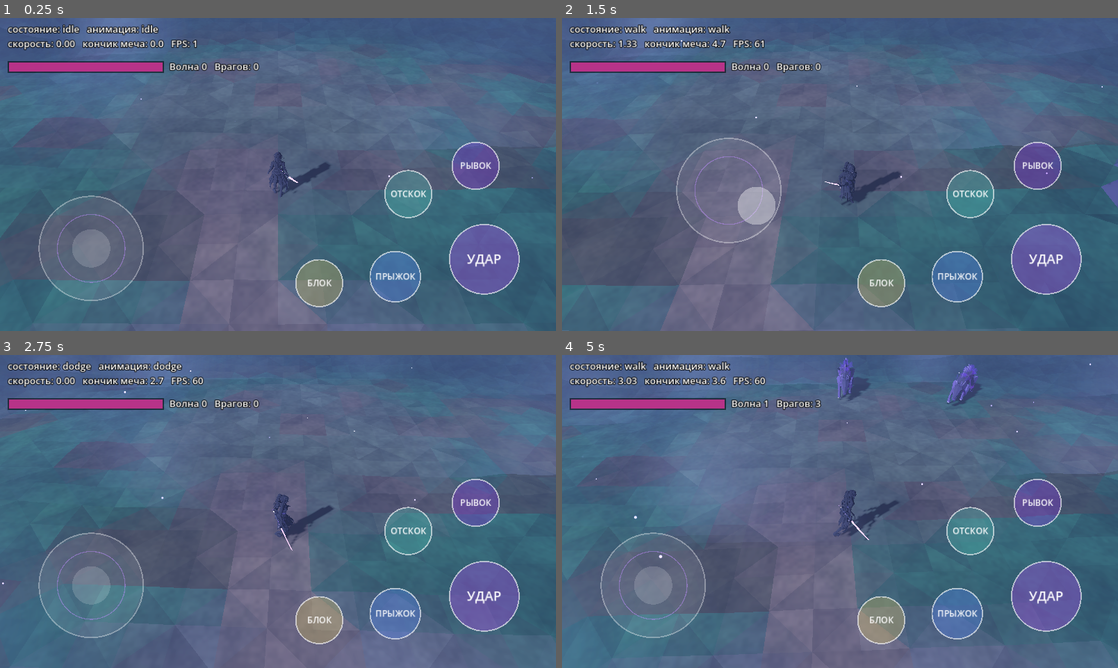
Above: before the commit, frames 1-4 (two rows, left to right).
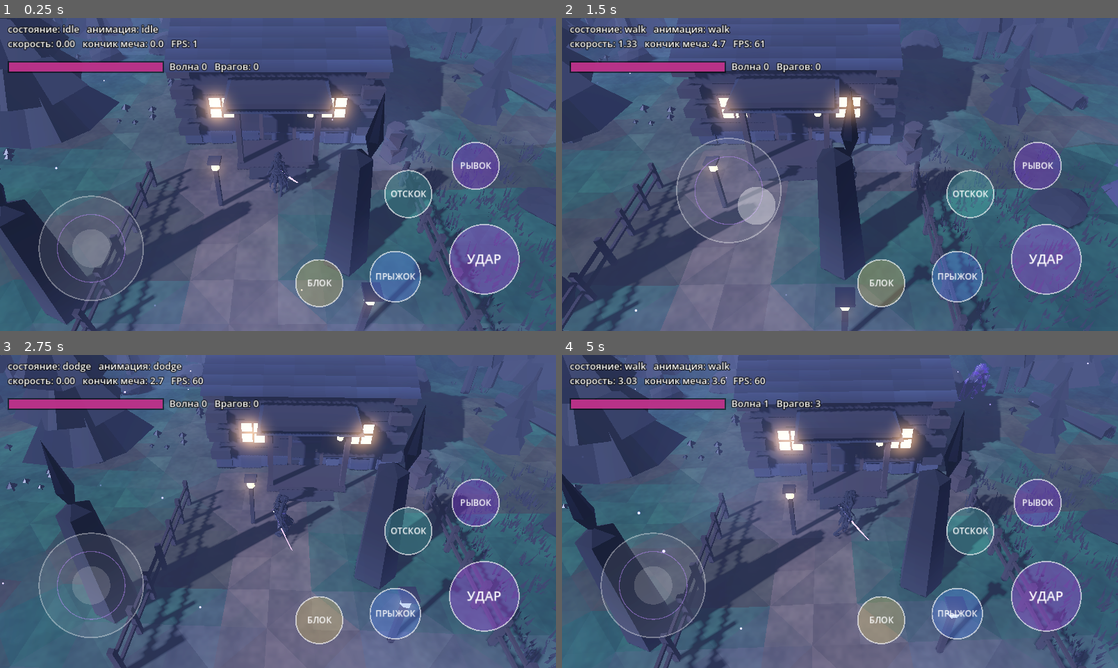
Above: after the commit, the same moments.

Repository: Masuku4129/Game
Game: Godot game, scene res://main.tscn
Same seed, same stepped clock (60 frames per second), same inputs: the game is played once before the commit and once after it.
Inputs (mouse positions are in pixels of both pictures, inside the frame that each line leads up to):
- Up to frame 1 (0.25 s): no input
- Up to frame 2 (1.5 s): tap Enter at 0.5 s; move the mouse to (962, 158) at 0.52 s; hold D 0.53-1.25 s; tap J at 0.6 s; click (962, 158) at 0.67 s; tap Space at 0.77 s; drag from (728, 190) to (812, 237) at 1.27 s
- Up to frame 3 (2.75 s): move the mouse to (333, 442) at 2.02 s; hold D from 2.03 s (still down); tap U at 2.1 s
- Up to frame 4 (5 s): release D at 2.75 s; drag from (812, 574) to (673, 464) at 2.77 s; move the mouse to (1006, 558) at 3.52 s; hold A 3.53-4.25 s; tap L at 3.6 s; tap Space at 3.77 s; drag from (673, 464) to (756, 433) at 4.27 s

The runs differ from the first frame. In frame 1, 30% of the frame differs, in the area x 0-100%, y 0-100%; in frame 2, 28%; in frame 3, 28%; in frame 4, 32%.
Error before the commit: Parse Error: Cannot infer the type of "za" variable because the value doesn't have a set type. (res://house.gd:95)

Commit message:
fix house typed loops
Co-Authored-By: Claude Sonnet 5.5 <noreply@anthropic.com>
Claude-Session: https://claude.ai/code/session_01XvKRdiRrWdLnET7y1AhQmW

Diff:
--- a/kira_3d_test/house.gd
+++ b/kira_3d_test/house.gd
@@ -25,7 +25,7 @@
 	var h := s * 0.5
 	var rot := Basis(Vector3.UP, yaw)
 	for axis in range(3):
-		for sgn in [-1.0, 1.0]:
+		for sgn: float in [-1.0, 1.0]:
 			var n := Vector3.ZERO
 			n[axis] = sgn
 			var u := Vector3.ZERO
@@ -76,8 +76,8 @@
 		_box(body, Vector3(W, y, 0), Vector3(0.42, 0.40, D * 2), _jit(col, 0.1, float(i) + 3.0))
 		_box(body, Vector3(-W, y, 0), Vector3(0.42, 0.40, D * 2), _jit(col, 0.1, float(i) + 7.0))
 		var ext := 0.34 if i % 2 == 0 else -0.05
-		for cx in [-1.0, 1.0]:
-			for cz in [-1.0, 1.0]:
+		for cx: float in [-1.0, 1.0]:
+			for cz: float in [-1.0, 1.0]:
 				_box(body, Vector3(cx * (W + ext * 0.5), y, cz * (D + ext * 0.5)), Vector3(0.50 + ext, 0.40, 0.50 + ext), _jit(col, 0.12, float(i) * 2.0 + cx + cz))
 	# внутренний объём, чтобы не просвечивало
 	_box(body, Vector3(0, 1.8, 0), Vector3(W * 2 - 0.4, 2.8, D * 2 - 0.4), WOOD_D)
@@ -88,7 +88,7 @@
 	var x0 := -W - 0.65
 	var x1 := W + 0.65
 	var rows := 8
-	for sgn in [-1.0, 1.0]:
+	for sgn: float in [-1.0, 1.0]:
 		for i in range(rows):
 			var u0 := float(i) / float(rows)
 			var u1 := float(i + 1) / float(rows)
@@ -111,10 +111,10 @@
 		body.quad(Vector3(x0, eave_y - 0.1, sgn * over_z), Vector3(x1, eave_y - 0.1, sgn * over_z), Vector3(x1, ridge_y - 0.1, 0.0), Vector3(x0, ridge_y - 0.1, 0.0), WOOD_D, Vector3(0.0, -1.0, 0.0))
 	_box(body, Vector3(0, ridge_y + 0.04, 0), Vector3(x1 - x0 + 0.1, 0.22, 0.34), ROOF_B * 0.8)
 	# фронтоны из досок
-	for sx in [-1.0, 1.0]:
+	for sx: float in [-1.0, 1.0]:
 		var gx: float = sx * W
 		body.tri(Vector3(gx, 3.40, D + 0.05), Vector3(gx, 3.40, -D - 0.05), Vector3(gx, ridge_y - 0.1, 0.0), WOOD, WOOD, WOOD_D, Vector3(sx, 0.0, 0.0))
-	for sz in [-1.0, 1.0]:
+	for sz: float in [-1.0, 1.0]:
 		var gz: float = sz * (D + 0.02)
 		for k in range(6):
 			var xa := -W + (2.0 * W) * float(k) / 6.0
@@ -125,16 +125,16 @@
 	var dz := D + 0.24
 	_box(body, Vector3(0, 1.0, dz - 0.02), Vector3(1.55, 2.25, 0.16), WOOD * 1.5)
 	_box(body, Vector3(0, 0.98, dz + 0.04), Vector3(1.25, 2.05, 0.10), Color(0.060, 0.040, 0.035))
-	for yy in [0.55, 1.40]:
+	for yy: float in [0.55, 1.40]:
 		_box(body, Vector3(0, yy, dz + 0.10), Vector3(1.20, 0.10, 0.05), Color(0.10, 0.10, 0.13))
 	_box(body, Vector3(0.45, 1.0, dz + 0.12), Vector3(0.09, 0.09, 0.07), Color(0.40, 0.36, 0.28))
 	# окна: рама и тёплое стекло
-	for wx in [-2.25, 2.25]:
+	for wx: float in [-2.25, 2.25]:
 		_box(body, Vector3(wx, 1.75, dz - 0.02), Vector3(1.20, 0.95, 0.14), WOOD * 1.6)
 		glow.quad(Vector3(wx - 0.48, 1.30, dz + 0.07), Vector3(wx + 0.48, 1.30, dz + 0.07), Vector3(wx + 0.48, 2.18, dz + 0.07), Vector3(wx - 0.48, 2.18, dz + 0.07), WARM, Vector3(0, 0, 1))
 		_box(body, Vector3(wx, 1.75, dz + 0.09), Vector3(1.0, 0.07, 0.04), WOOD * 1.8)
 		_box(body, Vector3(wx, 1.75, dz + 0.09), Vector3(0.07, 0.9, 0.04), WOOD * 1.8)
-	for sx in [-1.0, 1.0]:
+	for sx: float in [-1.0, 1.0]:
 		var wxx: float = sx * (W + 0.26)
 		_box(body, Vector3(wxx, 1.75, 0.0), Vector3(0.14, 0.95, 1.2), WOOD * 1.6)
 		glow.quad(Vector3(wxx + sx * 0.08, 1.30, 0.48), Vector3(wxx + sx * 0.08, 1.30, -0.48), Vector3(wxx + sx * 0.08, 2.18, -0.48), Vector3(wxx + sx * 0.08, 2.18, 0.48), WARM * 0.9, Vector3(sx, 0, 0))
@@ -144,10 +144,10 @@
 	# крыльцо: настил, ступень, столбы, навес-козырёк и фонарь
 	_box(body, Vector3(0, 0.12, D + 1.1), Vector3(3.2, 0.24, 1.9), WOOD * 1.1)
 	_box(body, Vector3(0, 0.04, D + 2.3), Vector3(2.2, 0.12, 0.7), WOOD_D * 1.3)
-	for px in [-1.45, 1.45]:
+	for px: float in [-1.45, 1.45]:
 		_box(body, Vector3(px, 1.5, D + 1.85), Vector3(0.2, 2.8, 0.2), WOOD * 1.2)
 	_box(body, Vector3(0, 2.92, D + 1.15), Vector3(3.5, 0.18, 2.3), WOOD_D)
-	for sgn2 in [-1.0, 1.0]:
+	for sgn2: float in [-1.0, 1.0]:
 		body.quad(Vector3(-1.9, 3.0, D + 0.05), Vector3(1.9, 3.0, D + 0.05), Vector3(1.9, 2.7, D + 2.4), Vector3(-1.9, 2.7, D + 2.4), ROOF_A, Vector3(0, 1, 0.3))
 		break
 	_prism(glow, Vector3(1.15, 2.30, D + 1.85), 0.12, 0.30, WARM, 6)
@@ -168,14 +168,14 @@
 		_box(body, Vector3(lp.x, gh + 1.95, lp.z), Vector3(0.40, 0.08, 0.40), Color(0.09, 0.09, 0.12))
 		_prism(glow, Vector3(lp.x, gh + 1.62, lp.z), 0.13, 0.30, WARM, 6)
 		valley.add_obstacle(base.x + lp.x, base.z + lp.z, 0.2, 3.0)
-	for fx in [-1.0, 1.0]:
+	for fx: float in [-1.0, 1.0]:
 		for k in range(7):
 			var fz := D + 3.0 + 1.1 * float(k)
 			var xx := fx * (4.6 + 0.0)
 			var gh2 := valley.height_at(base.x + xx, base.z + fz) - base.y
 			_box(body, Vector3(xx, gh2 + 0.55, fz), Vector3(0.14, 1.1, 0.14), WOOD_D * 1.5)
 			if k < 6:
-				for ry in [0.45, 0.85]:
+				for ry: float in [0.45, 0.85]:
 					_box(body, Vector3(xx, gh2 + ry, fz + 0.55), Vector3(0.08, 0.08, 1.12), WOOD * 1.1)
 			valley.add_obstacle(base.x + xx, base.z + fz, 0.2, 1.2)
 	# собираем меши
